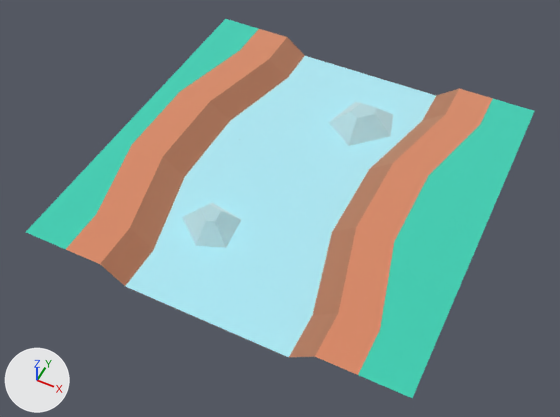
What one commit did to the glTF model public/models/nf2/nature/ground_riverRocks.glb.
Before and after are seen from a camera (50 mm lens) standing at (0.603, -1.316, 1.404) and looking at (-0.013, -0.083, -0.137). Arrows for +X, +Y and +Z are at lower left; the lights stay in place. The picture after the commit comes second. Where no turn or scale is listed for an object, it has been applied to the vertices.

Objects in the first picture: 'ground_riverRocks'.
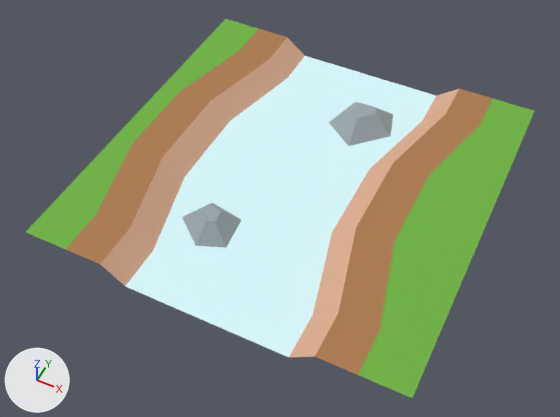
Changed parts and their boxes (x1, y1, x2, y2) in the pictures (560 x 417 px):
'ground_riverRocks', surface changed, recoloured
    both: (26, 19, 534, 398)

Patch to the scene script:
```diff
--- a/public/models/nf2/nature/ground_riverRocks.glb.py
+++ b/public/models/nf2/nature/ground_riverRocks.glb.py
@@ mat_dirtdark @@
 mat_dirtdark.base_color = (0.71, 0.408, 0.271)  # beige #dbab8e
-mat_dirtdark.metallic = 1.0
 mat_dirtdark.roughness = 1.0
@@ mat_grass @@
 mat_grass = principled_material('grass')
-mat_grass.base_color = (0.173, 0.847, 0.722)  # cyan #73eddd
-mat_grass.metallic = 1.0
+mat_grass.base_color = (0.159, 0.451, 0.0513)  # green #6fb340
 mat_grass.roughness = 1.0
@@ mat_dirt @@
 mat_dirt = principled_material('dirt')
-mat_dirt.base_color = (0.886, 0.514, 0.341)  # beige #f2be9e
-mat_dirt.metallic = 1.0
+mat_dirt.base_color = (0.418, 0.198, 0.0762)  # brown #ad7b4e
 mat_dirt.roughness = 1.0
@@ mat_stone @@
 mat_stone = principled_material('stone')
-mat_stone.base_color = (0.722, 0.886, 0.91)  # pale blue #ddf2f5
-mat_stone.metallic = 1.0
+mat_stone.base_color = (0.323, 0.381, 0.407)  # grey #9aa6ab
 mat_stone.roughness = 1.0
@@ mat_water @@
 mat_water.base_color = (0.69, 0.957, 1.0)  # pale blue #d8faff
-mat_water.metallic = 1.0
 mat_water.roughness = 1.0
@@ ob_tmpparent @@
-ob_tmpparent = bpy.data.objects.new('tmpParent', None)
-ob_tmpparent.location = (0.0, 0.0, 0.0)
```
